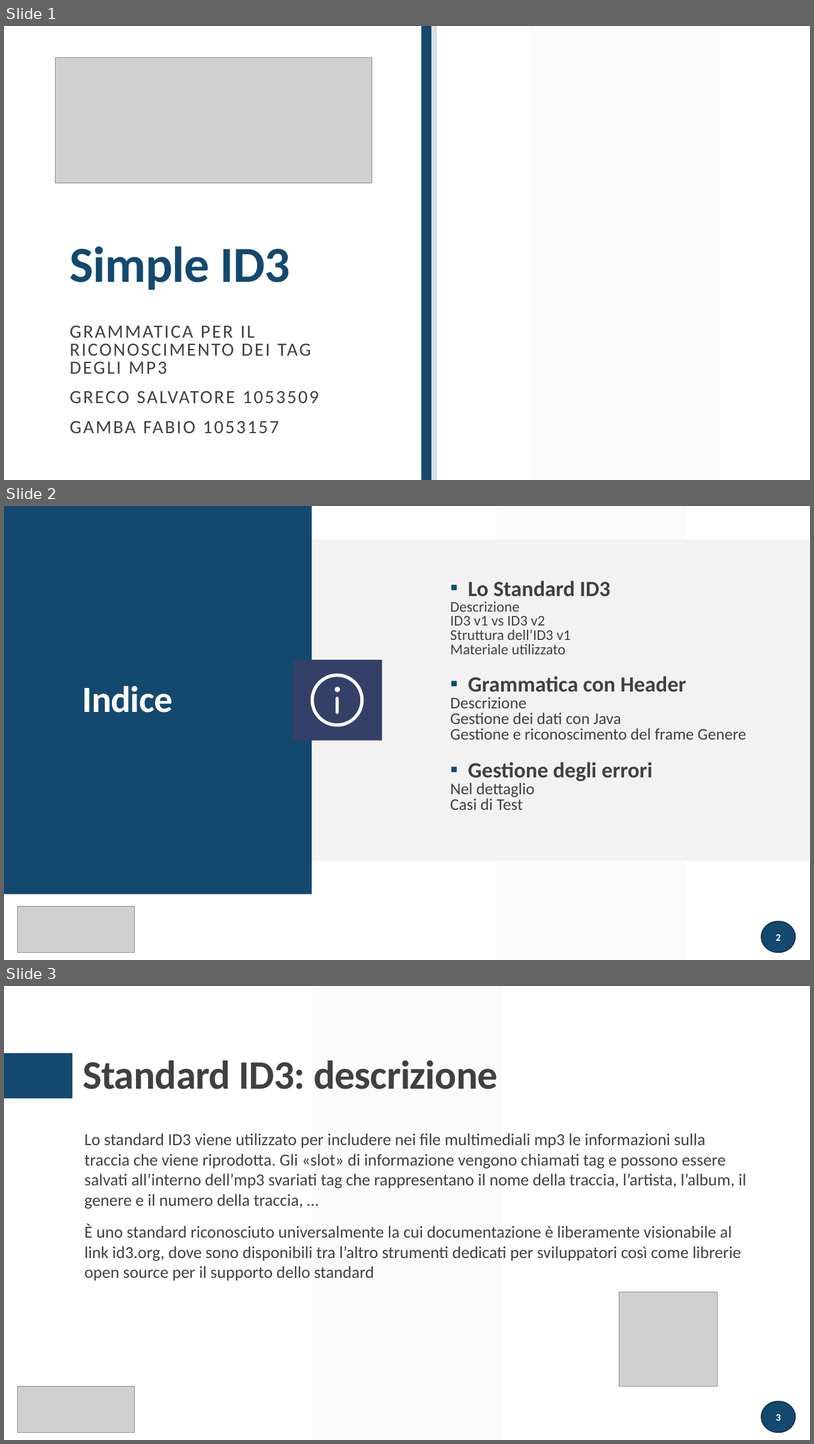
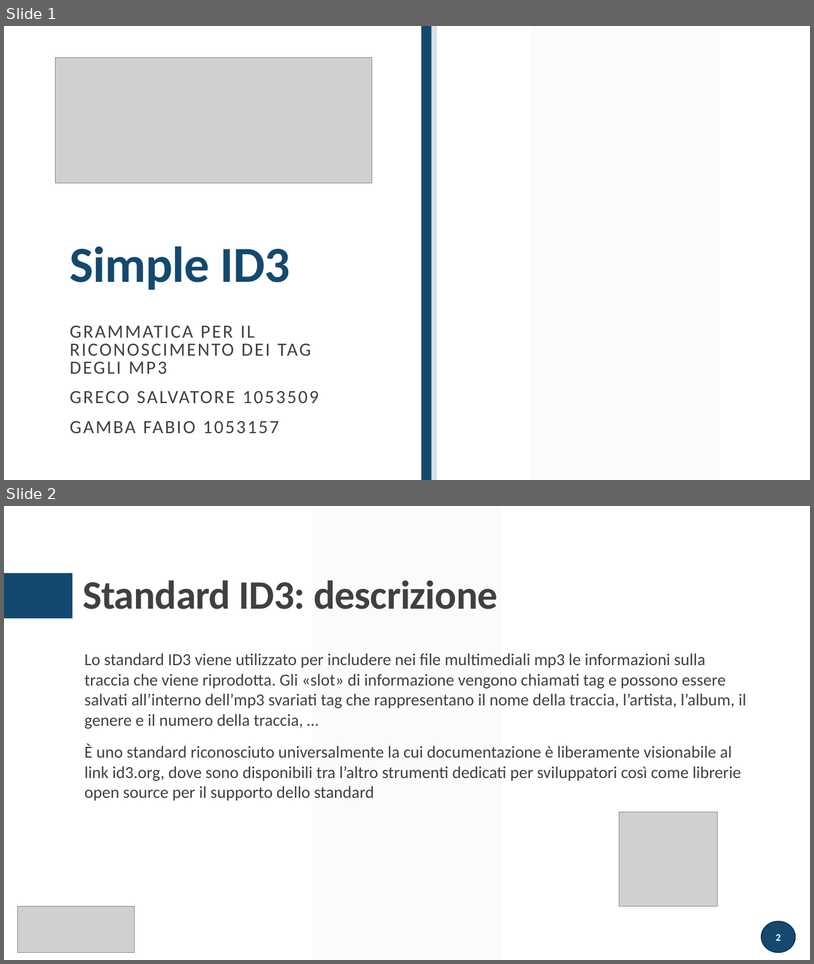
Before and after one commit to atusghen/SimpleID3, a slide deck: presentazione.pptx. Shown one above the other, each under a label of ours: slides 1, 2 and 3 before the commit, slides 1 and 2 after it. The pictures are 814x1444 and 814x964 pixels, drawn with LibreOffice and Linux fonts; fonts in the diff are those of the drawing; grey boxes stand for pictures. Boxes give left, top, right and bottom in pixels: in the first picture for what was removed or moved away, otherwise in the second. Text is boxed around its words. In the diff, an @@ line names an element or a change of style, - is before the commit and + after.

```diff
--- a/presentazione.pptx
+++ b/presentazione.pptx
@@ slide 2 removed at [4,506,810,960], background #FFFFFF @@
@@ rectangle removed at [4,506,312,894] @@
@@ parallelogram removed at [497,506,686,960] @@
@@ rectangle removed at [312,539,810,860] @@
@@ text removed at [450,580,747,810] @@
-▪ Lo Standard ID3
-Descrizione
-ID3 v1 vs ID3 v2
-Struttura dell’ID3 v1
-Materiale utilizzato
-▪ Grammatica con Header
-Descrizione
-Gestione dei dati con Java
-Gestione e riconoscimento del frame Genere
-▪ Gestione degli errori
-Nel dettaglio
-Casi di Test
@@ rectangle removed at [293,660,382,740] @@
@@ title removed at [82,685,173,712] @@
-Indice
@@ freeform shape removed at [311,673,364,727] @@
@@ freeform shape removed at [335,687,340,692] @@
@@ freeform shape removed at [336,697,339,714] @@
@@ picture removed at [18,906,135,952] @@
@@ page number removed at [762,921,796,952] @@
-2
@@ what was slide 3 is now slide 2 @@
@@ page number at [776,934,781,940]: text changed @@
-3
+2
```
Also in this commit, not shown: 1 slide changed, 10 other slides removed, 10 other files.
